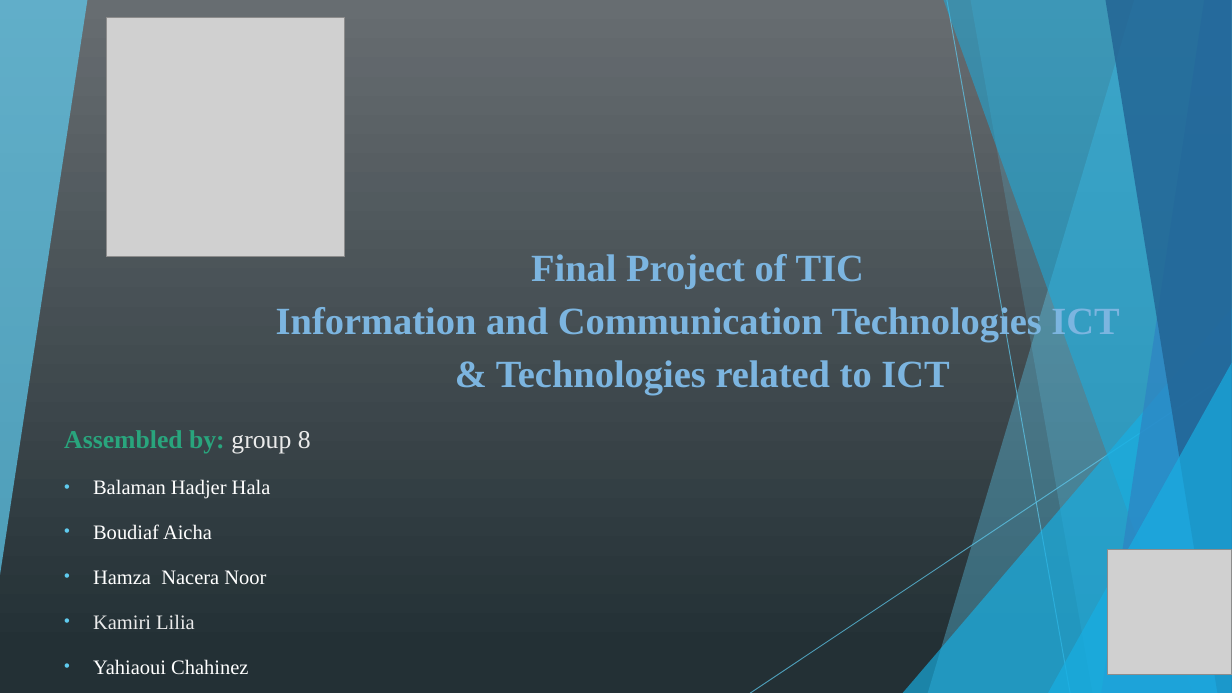
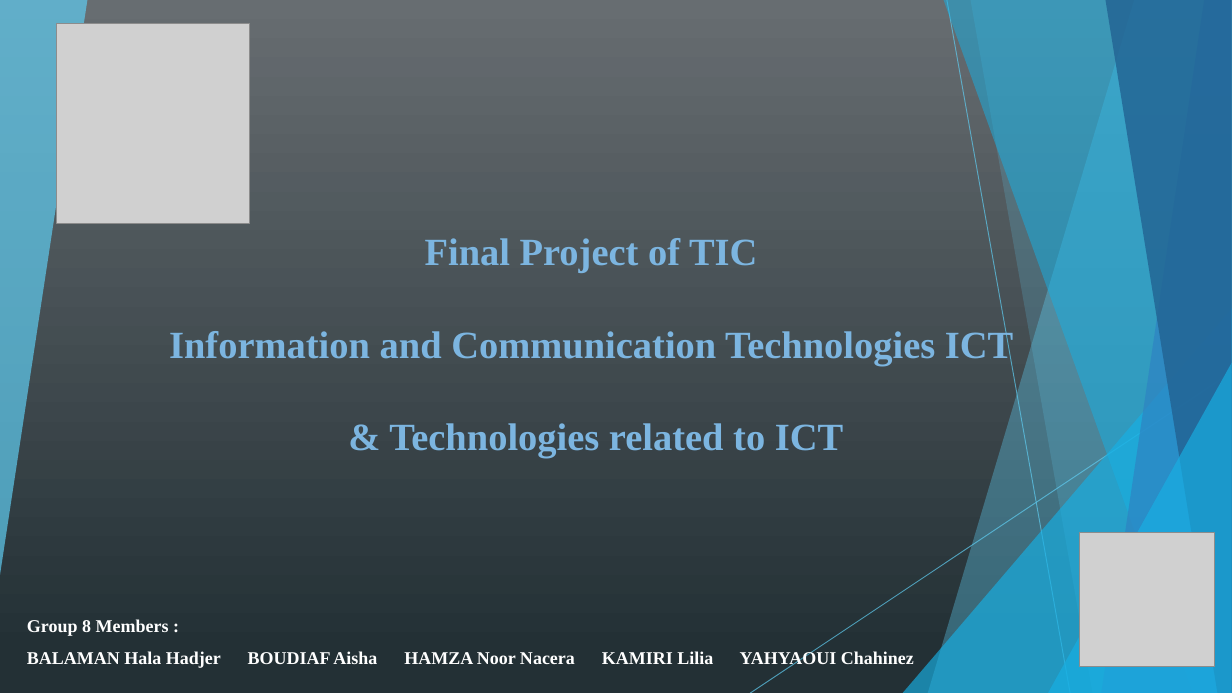
Before and after one commit to kamiri-lilia/projet-final, a slide deck: slide 1 of TIC_PP.pptx. Drawn at 1232x693 pixels with LibreOffice and Linux fonts; fonts in the diff are those of the drawing; grey boxes stand for pictures. Boxes give left, top, right and bottom in pixels: in the first picture for what was removed or moved away, otherwise in the second. Text is boxed around its words. In the diff, an @@ line names an element or a change of style, - is before the commit and + after.

```diff
--- a/TIC_PP.pptx
+++ b/TIC_PP.pptx
@@ picture added at (56, 23, 250, 223) @@
@@ picture removed at (106, 18, 346, 257) @@
@@ title "Final Project of TIC Information ...": place and size @@
-title "Final Project of TIC Information ..." at (276, 254, 1119, 395)
+title "Final Project of TIC Information ..." at (169, 238, 1013, 458)
@@ title "Final Project of TIC Information ..." at (169, 238, 1013, 458): line spacing 1.15 to 2 @@
@@ subtitle removed at (64, 430, 311, 674) @@
-Assembled by: group 8
-• Balaman Hadjer Hala
-• Boudiaf Aicha
-• Hamza Nacera Noor
-• Kamiri Lilia
-• Yahiaoui Chahinez
@@ picture: place and size @@
-picture at (1107, 550, 1232, 675)
+picture at (1080, 532, 1214, 667)
@@ text added at (27, 619, 914, 669), 14 pt, text #FFFFFF, bold @@
+Group 8 Members :
+BALAMAN Hala Hadjer BOUDIAF Aisha HAMZA Noor Nacera KAMIRI Lilia YAHYAOUI Chahinez
```
Also in this commit, not shown: 4 other slides changed.
